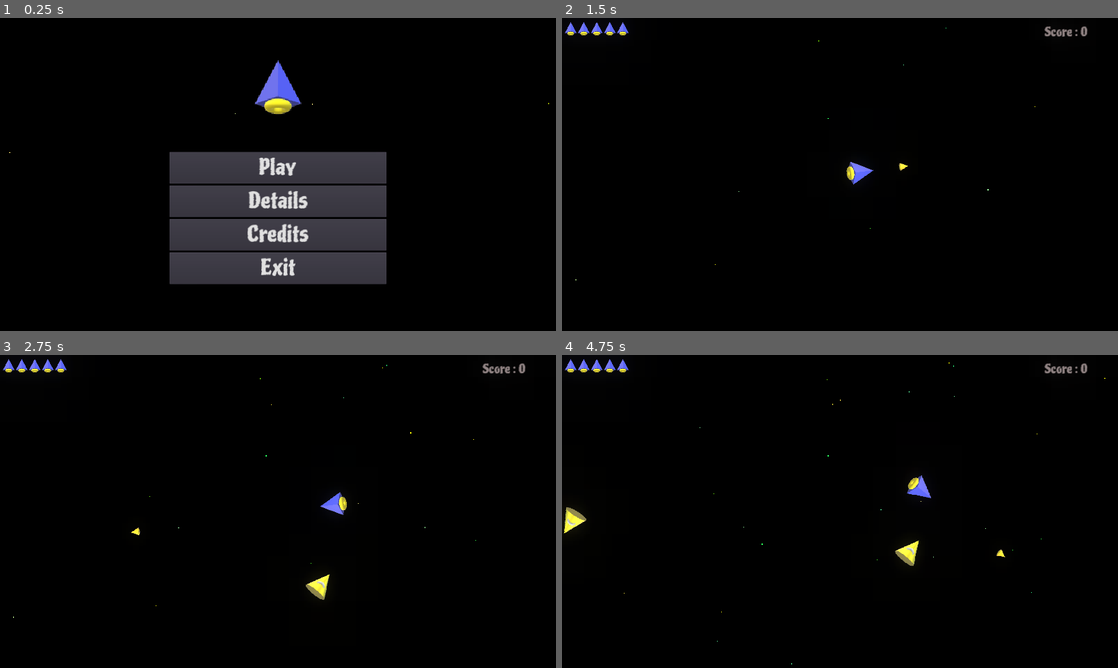
Above: before the commit, frames 1-4 (two rows, left to right).
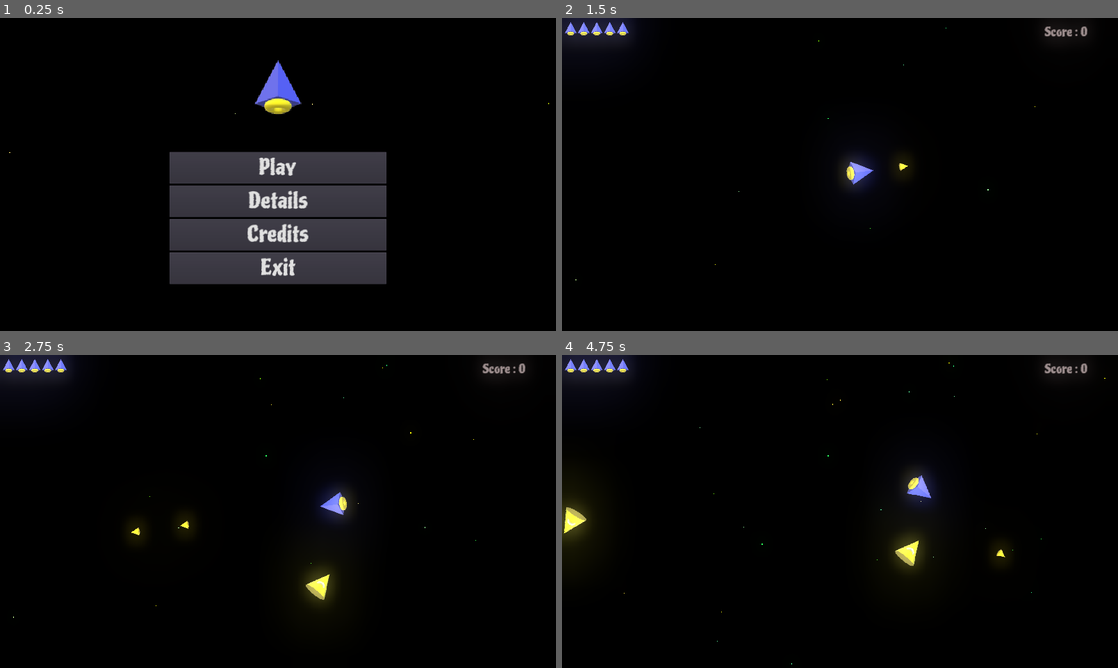
Above: after the commit, the same moments.

Repository: ufrshubham/OneClickRumble
Game: Godot game, scene res://scenes/MainMenu.tscn
The game is run twice, just before and just after one commit, with the same random seed, the same clock (stepped at 60 frames per second) and the same inputs.
Inputs (mouse positions are in pixels of both pictures, inside the frame that each line leads up to):
- Up to frame 1 (0.25 s): no input
- Up to frame 2 (1.5 s): click "Play" at 0.5 s; tap Enter at 1.25 s; move the mouse to (962, 158) at 1.27 s; press the mouse at (962, 158) at 1.28 s
- Up to frame 3 (2.75 s): move the mouse to (166, 527) at 2.02 s; release the mouse at (166, 527) at 2.03 s; click (166, 527) at 2.1 s
- Up to frame 4 (4.75 s): move the mouse to (895, 442) at 2.77 s; press the mouse at (895, 442) at 2.78 s; move the mouse to (812, 574) at 3.52 s; release the mouse at (812, 574) at 3.53 s; click (812, 574) at 3.6 s; move the mouse to (1006, 558) at 4.27 s; press the mouse at (1006, 558) at 4.28 s

The runs differ from the first frame. In frame 2, 1.6% of the frame differs, in the area x 0-62%, y 0-56%; in frame 3, 2.2%; in frame 4, 2.7%, in the area x 0-80%, y 0-70%.

Commit message:
Auto fire with space

Diff:
--- a/project.godot
+++ b/project.godot
@@ -66,6 +66,7 @@
 Fire={
 "deadzone": 0.5,
 "events": [ Object(InputEventMouseButton,"resource_local_to_scene":false,"resource_name":"","device":0,"alt":false,"shi …(212 unchanged characters)…
+, Object(InputEventKey,"resource_local_to_scene":false,"resource_name":"","device":0,"alt":false,"shift":false,"control":false,"meta":false,"command":false,"pressed":false,"scancode":32,"unicode":0,"echo":false,"script":null)
  ]
 }
 
@@ -86,6 +87,5 @@
 
 [rendering]
 
-quality/driver/driver_name="GLES2"
 vram_compression/import_etc=true
 environment/default_clear_color=Color( 0, 0, 0, 1 )
--- a/scenes/Space.tscn
+++ b/scenes/Space.tscn
@@ -190,6 +190,11 @@
 stream = ExtResource( 9 )
 volume_db = -18.0
 autoplay = true
+
+[node name="FireTimer" type="Timer" parent="."]
+wait_time = 0.5
+one_shot = true
 [connection signal="timeout" from="EnemySpawnTimer" to="." method="_on_EnemySpawnTimer_timeout"]
 [connection signal="body_entered" from="Boundaries" to="." method="_on_Boundaries_body_entered"]
 [connection signal="timeout" from="PowerTimer" to="." method="_on_PowerTimer_timeout"]
+[connection signal="timeout" from="FireTimer" to="." method="_on_FireTimer_timeout"]
--- a/scripts/Space.gd
+++ b/scripts/Space.gd
@@ -3,6 +3,7 @@
 var missile = preload("res://scenes/NormalMissile.tscn")
 var health_up = preload("res://scenes/Health.tscn")
 onready var window_dim = get_viewport_rect().size
+var can_fire = false
 
 func _ready():
 	# This will ensure that player gets placed at the center of screen.
@@ -20,6 +21,9 @@
 	elif Input.is_action_pressed("Fire"):
 		get_node("Player").push(GlobalData.player_speed)
 
+		if get_node("FireTimer").is_stopped():
+			get_node("FireTimer").start()
+
 	if GlobalData.player_lives <= 0:
 		get_tree().change_scene("res://scenes/GameOver.tscn")
 
@@ -29,11 +33,11 @@
 		GlobalData.player_level = 1
 	if  GlobalData.player_score > 50:
 		GlobalData.allow_power_up = true
-	if GlobalData.player_score > 1500:
+	if GlobalData.player_score > 2000:
 		get_node("EnemySpawnTimer").set_wait_time(0.2)
-	elif GlobalData.player_score > 1000:
+	elif GlobalData.player_score > 1500:
 		get_node("EnemySpawnTimer").set_wait_time(0.4)
-	elif GlobalData.player_score > 500:
+	elif GlobalData.player_score > 300:
 		get_node("EnemySpawnTimer").set_wait_time(0.6)
 
 func _generate_missile():
@@ -50,7 +54,7 @@
 	position.y = randi() % int(window_dim.y)
 
 	# Makes sure that enemy does not spawn too close to player.
-	while position.distance_to(get_node("Player").get_position()) < 80:
+	while position.distance_to(get_node("Player").get_position()) < 150:
 		position.x = randi() % int(window_dim.x)
 		position.y = randi() % int(window_dim.y)
 
@@ -115,3 +119,6 @@
 		additional_missile.set_rotation_degrees(additional_missile.get_rotation_degrees() - 180)
 		additional_missile.set_z_index(-1)
 		add_child(additional_missile)
+
+func _on_FireTimer_timeout():
+	_fire()
